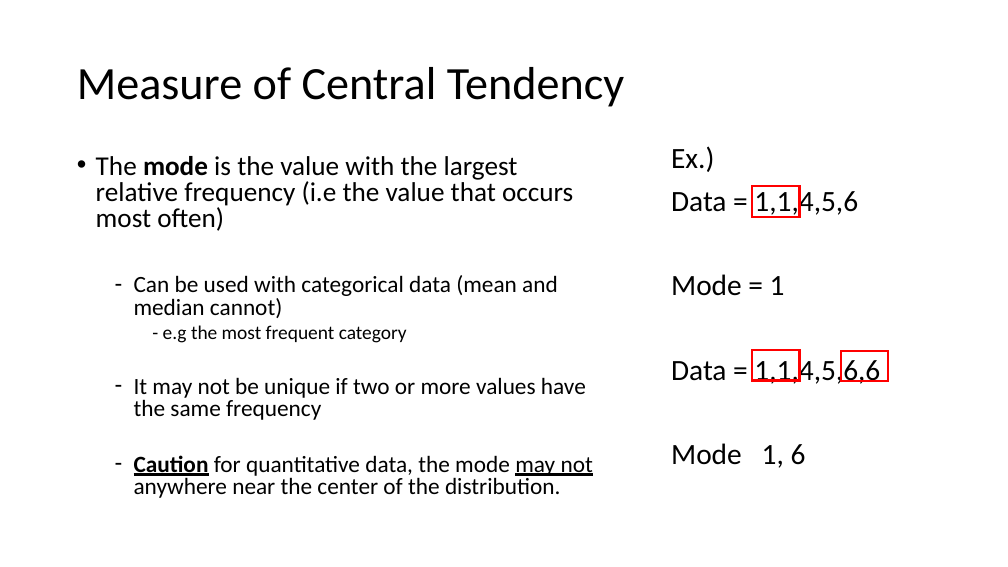
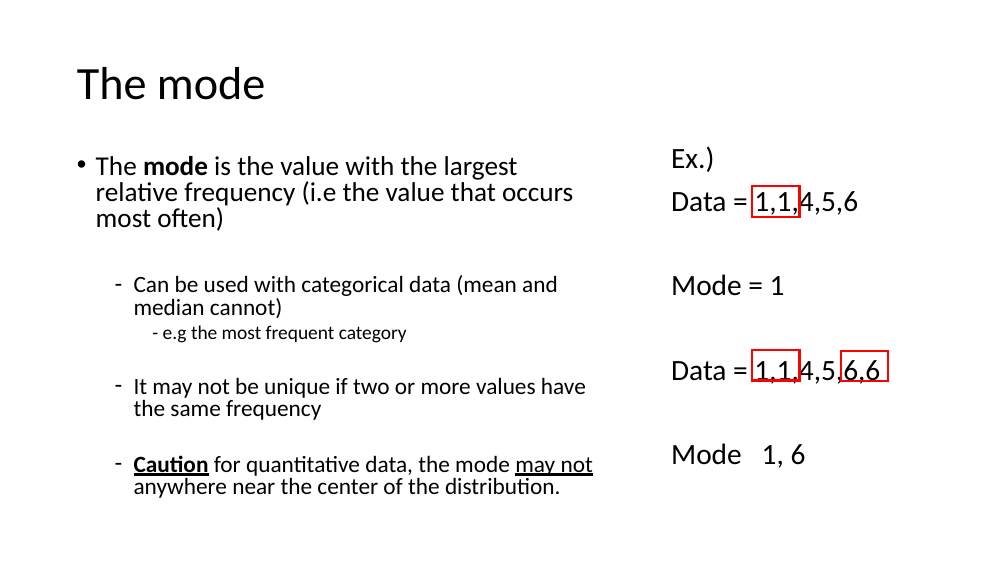
Before and after one commit to Jarred6068/UI_STAT251-03_Spring_2024, a slide deck: slide 17 of docs/lecture_slides/Week 3/Week3_Lecture4_Slides_1_22_2024.pptx (slide 10 before the commit). Drawn at 1008x567 pixels with LibreOffice and Linux fonts; fonts in the diff are those of the drawing. Boxes give left, top, right and bottom in pixels: in the first picture for what was removed or moved away, otherwise in the second. Text is boxed around its words. In the diff, an @@ line names an element or a change of style, - is before the commit and + after.

```diff
--- a/docs/lecture_slides/Week 3/Week3_Lecture4_Slides_1_22_2024.pptx
+++ b/docs/lecture_slides/Week 3/Week3_Lecture4_Slides_1_22_2024.pptx
@@ title at (77,67,265,100): text changed @@
-Measure of Central Tendency
+The mode
```
Also in this commit, not shown: 6 other slides changed, 7 slides added, 15 other files.
